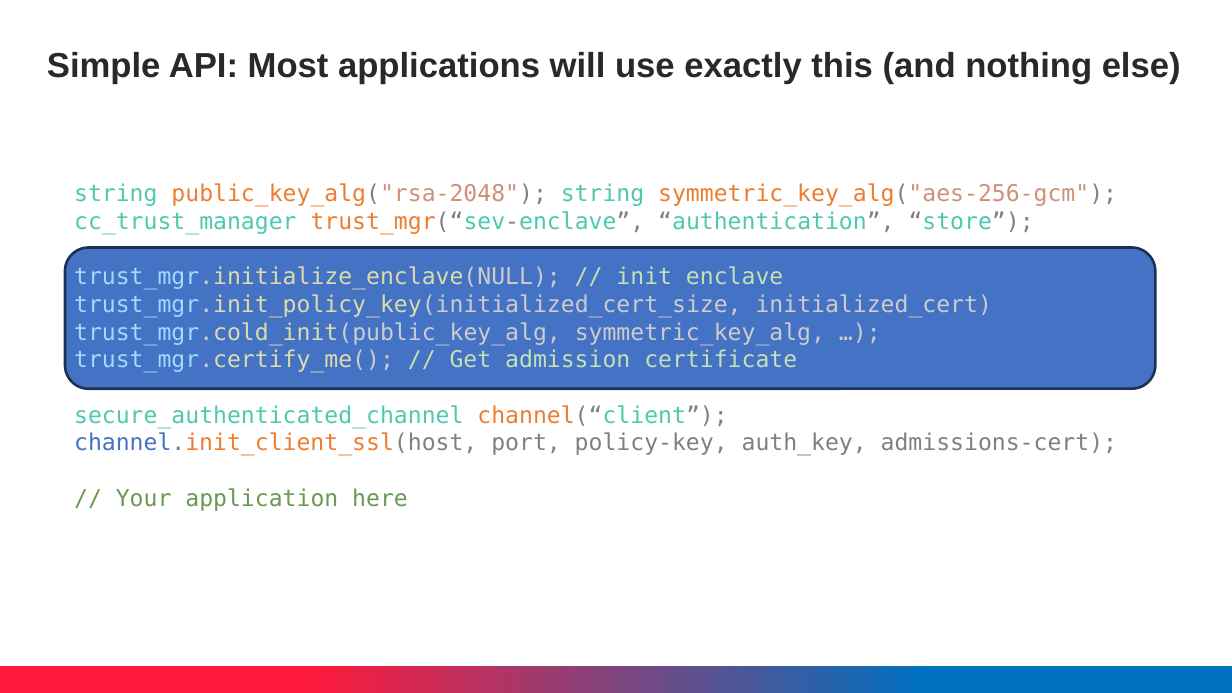
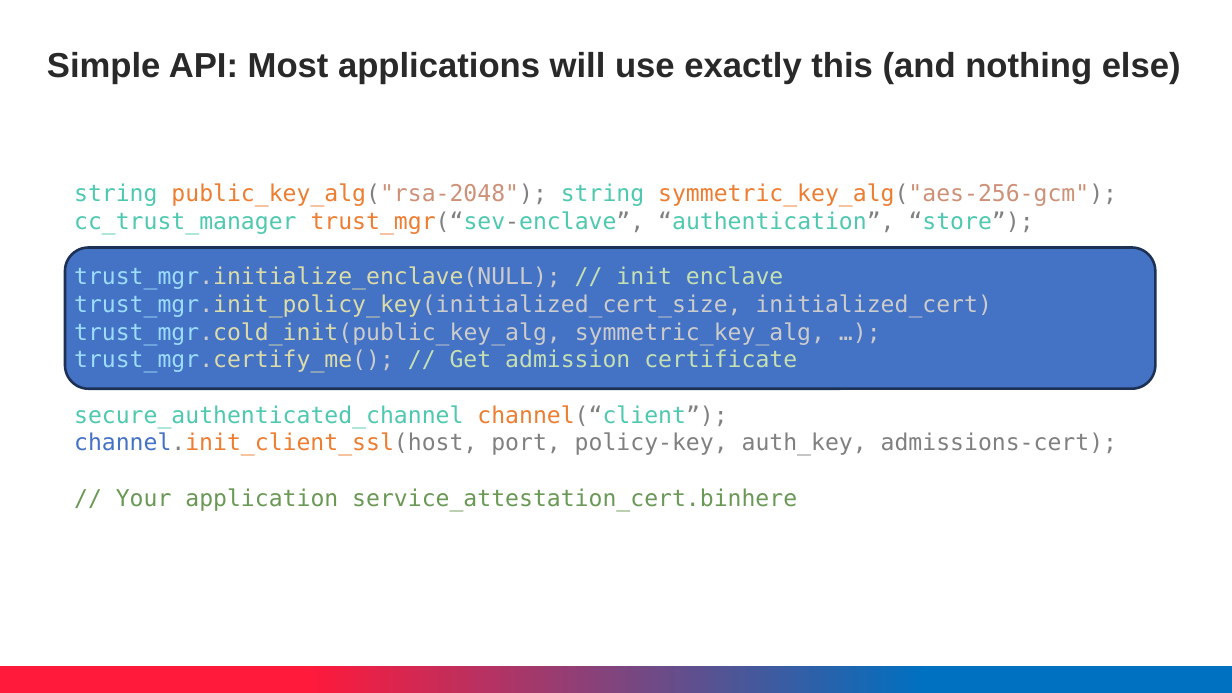
Before and after one commit to ccc-certifier-framework/certifier-framework-for-confidential-computing, a slide deck: slide 7 of Doc/2023-10-CCC-Proposal-TechTalk.pptx. Drawn at 1232x693 pixels with LibreOffice and Linux fonts; fonts in the diff are those of the drawing; background and template pictures are left out. Boxes give left, top, right and bottom in pixels: in the first picture for what was removed or moved away, otherwise in the second. Text is boxed around its words. In the diff, an @@ line names an element or a change of style, - is before the commit and + after.

```diff
--- a/Doc/2023-10-CCC-Proposal-TechTalk.pptx
+++ b/Doc/2023-10-CCC-Proposal-TechTalk.pptx
@@ text at bbox=[116, 488, 797, 512]: text changed @@
-// Your application here
+// Your application service_attestation_cert.binhere
```
Also in this commit, not shown: 1 slide added, 4 other files.
